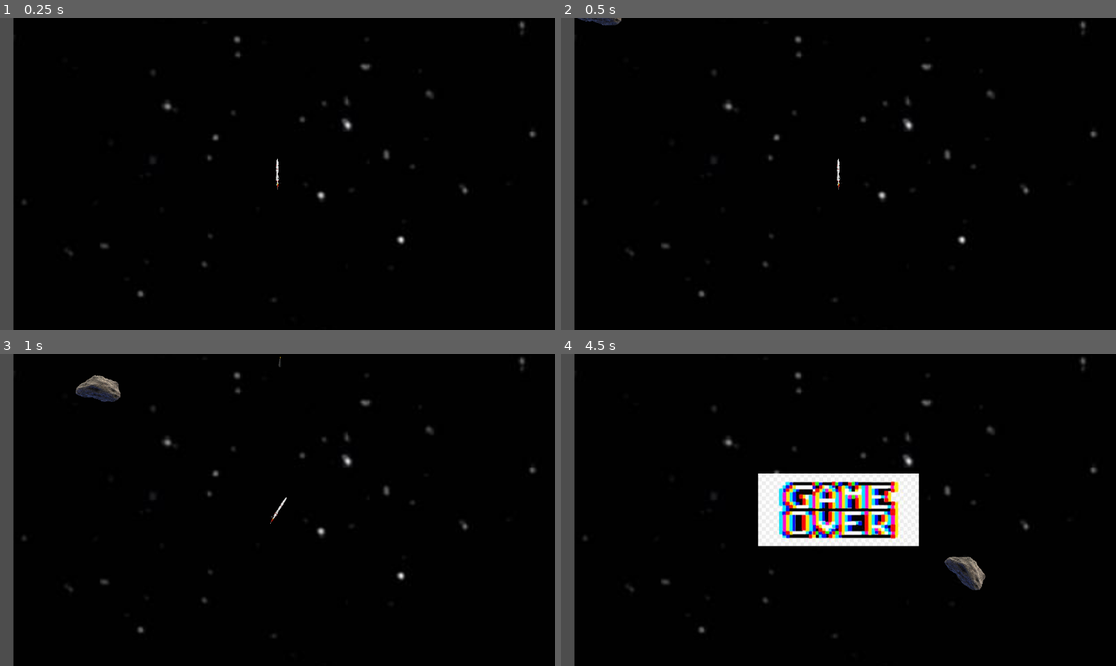
Above: before the commit, frames 1-4 (two rows, left to right).
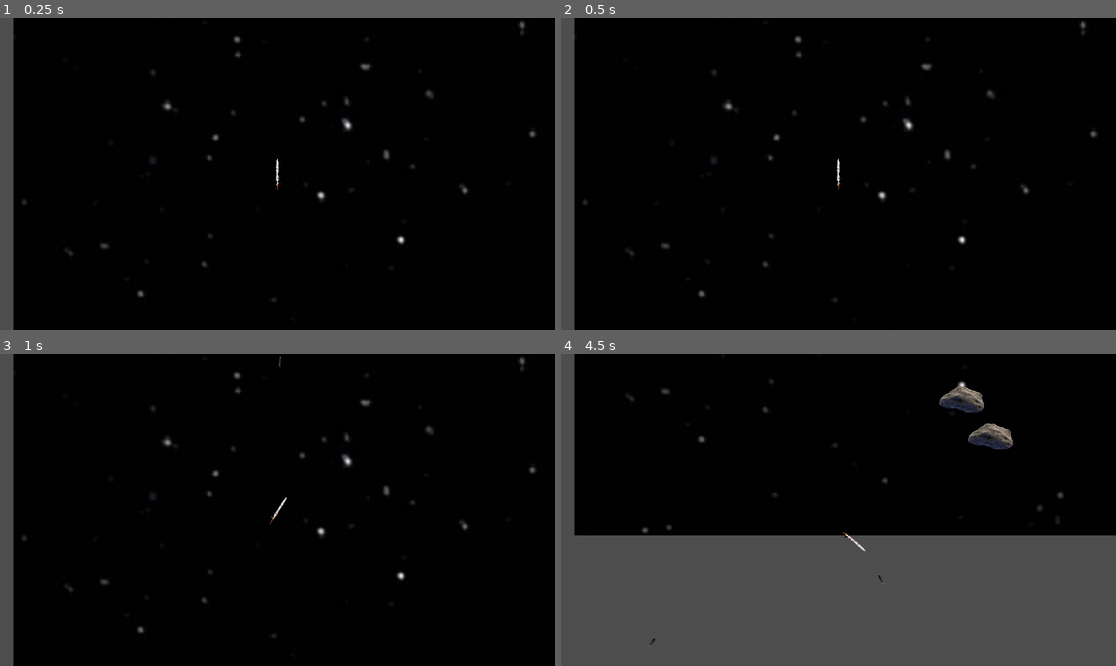
Above: after the commit, the same moments.

Repository: tralph3/PapelinusInTrouble
Game: Godot game, scene res://MainScene/MainScene.tscn
Same seed, same stepped clock (60 frames per second), same inputs: the game is played once before the commit and once after it. Sound files missing from this copy of the repository are replaced by a short silence.
Inputs:
- Up to frame 1 (0.25 s): no input
- Up to frame 2 (0.5 s): no input
- Up to frame 3 (1 s): hold D (rotate_right) from 0.53 s (still down); tap H (shoot) at 0.6 s
- Up to frame 4 (4.5 s): release D (rotate_right) at 1.28 s; hold A (rotate_left) 1.28-2.03 s; tap H (shoot) every 0.75 s from 1.35 to 4.35 s; hold D (rotate_right) 2.03-2.78 s; hold W (move_forwards) 2.78-3.53 s; hold A (rotate_left) from 3.53 s (still down)

Frame 1 is identical in both runs. In frame 2, 0.1% of the frame differs, in the area x 3-11%, y 0-3%; in frame 3, 0.5%; in frame 4, 48%, in the area x 2-100%, y 0-100%.

Commit message:
Don't call if statement on every frame

Diff:
--- a/Asteroid/Asteroid.gd
+++ b/Asteroid/Asteroid.gd
@@ -5,15 +5,17 @@
 var animation_finished = false
 var death_sound_finished = false
 
-func _process(_delta):
+func try_to_die():
 	if animation_finished and death_sound_finished:
 		queue_free()
 
 func set_animation_finished():
 	animation_finished = true
+	try_to_die()
 
 func set_death_sound_finished():
 	death_sound_finished = true
+	try_to_die()
 
 func init(death_point):
 	var direction_vector = position.direction_to(death_point)
--- a/MainScene/MainScene.gd
+++ b/MainScene/MainScene.gd
@@ -6,7 +6,6 @@
 
 func _ready():
 	$Player.connect("died", finish_game)
-	spawn_asteroid()
 	$SpawnTimer.connect("timeout", spawn_asteroid)
 
 func finish_game():
--- a/MainScene/MainScene.tscn
+++ b/MainScene/MainScene.tscn
@@ -24,6 +24,7 @@
 
 [node name="SpawnTimer" type="Timer" parent="."]
 process_callback = 0
+autostart = true
 
 [node name="GameOverBanner" type="Sprite2D" parent="."]
 visible = false
